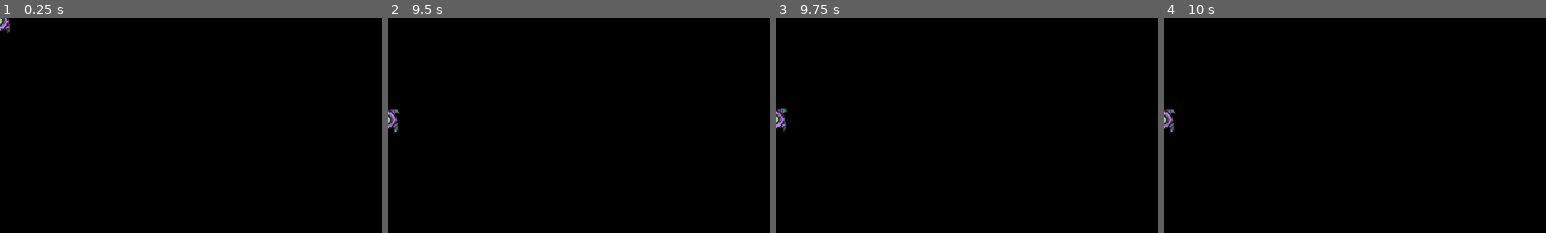
Above: before the commit, frames 1-4 (left to right).
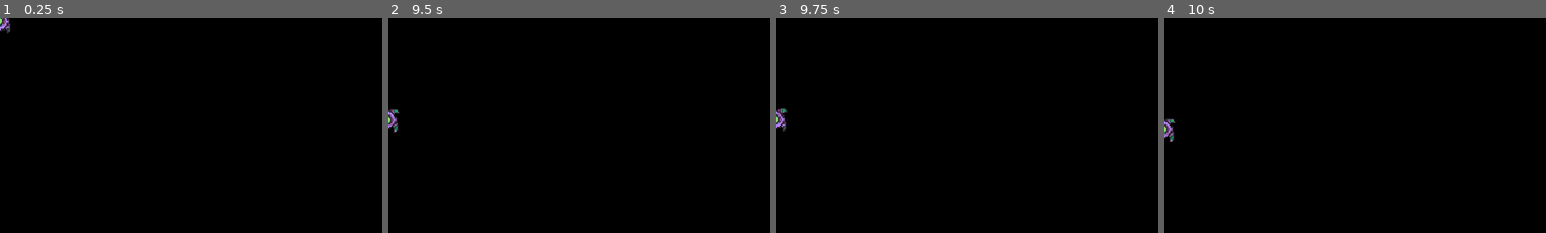
Above: after the commit, the same moments.

Repository: Funfetsunk/terra-intercept
Game: Godot game, scene res://scenes/enemies/spinner.tscn
The game is run twice, just before and just after one commit, with the same random seed, the same clock (stepped at 60 frames per second) and the same inputs. This scene is started directly instead of the project's main scene.
Inputs (mouse positions are % of the whole screen's width and height, from its top left):
- Up to frame 1 (0.25 s): no input
- Up to frame 2 (9.5 s): tap Enter (ui_accept) at 0.5, 0.77, 3.77, 6.77 s; move the mouse to (72, 45) at 0.52 s; hold D (p1_move_right) 0.53-1.25 s; click (72, 45) at 0.6 s; drag from (30, 55) to (45, 70) at 1.27 s; move the mouse to (60, 28) at 2.02 s; hold D (p1_move_right) 2.03-2.75 s; hold Space (p1_ordnance) 2.03-2.75 s; drag from (45, 70) to (20, 35) at 2.77 s; move the mouse to (80, 65) at 3.52 s; hold A (p1_move_left) 3.53-4.25 s; tap E (p1_squad_next) at 3.6, 8.1 s; drag from (20, 35) to (35, 25) at 4.27 s; move the mouse to (55, 50) at 5.02 s; hold S (p1_move_down) 5.03-5.75 s; click (55, 50) at 5.1 s; drag from (35, 25) to (30, 55) at 5.77 s; move the mouse to (72, 45) at 6.52 s; hold W (p1_move_up) 6.53-7.25 s; hold Space (p1_ordnance) 6.53-7.25 s; drag from (30, 55) to (45, 70) at 7.27 s; move the mouse to (60, 28) at 8.02 s; hold S (p1_move_down) 8.03-8.75 s; drag from (45, 70) to (20, 35) at 8.77 s
- Up to frame 3 (9.75 s): move the mouse to (80, 65) at 9.52 s; hold W (p1_move_up) from 9.53 s (still down); click (80, 65) at 9.6 s
- Up to frame 4 (10 s): keep holding W (p1_move_up); tap Enter (ui_accept) at 9.77 s
The pictures show only the part of the screen within x 0-50%, y 1-51%; the shares and areas given below are measured in that part.

Frames 1-3 are identical in both runs. In frame 4, 0.3% of the frame differs, in the area x 0-3%, y 42-58%.

Commit message:
Generalise level and boss scripts for new missions; add Flanker and set-piece behaviour
London now uses the shared mission_level.gd, the Tower Bridge script becomes the
generic stage_boss.gd, the game-over screen restarts whichever level was played,
and the Spinner can sink away after hovering.

Co-Authored-By: Claude Opus 5.5 <noreply@anthropic.com>
Claude-Session: https://claude.ai/code/session_01H357k7vYWoZ8XVmx2UrTn5

Diff:
--- a/scenes/bosses/tower_bridge_boss.gd
+++ b/scenes/bosses/stage_boss.gd
@@ -1,8 +1,13 @@
 extends EnemyBase
 
+## Final boss of an Earth mission: moves into place, optionally locks the ground
+## scroll so it reads as standing on the terrain, runs two phases (each with an
+## optional secondary pattern) and completes the mission when destroyed.
+
 @export var hover_y: float = 70.0
-## The bridge stands on the river, so while it moves into place the ground scrolls
-## at the bridge's own speed, then stops once it arrives (presentation only).
+## Bosses that stand on the terrain (a bridge, a siphon in the river) lock the
+## ground: while moving into place the ground scrolls at the boss's own speed,
+## then stops once it arrives (presentation only).
 @export var lock_background_scroll: bool = true
 
 var _phase2_active: bool = false
--- a/scenes/bosses/tower_bridge_boss.tscn
+++ b/scenes/bosses/tower_bridge_boss.tscn
@@ -1,6 +1,6 @@
 [gd_scene format=3 uid="uid://cxfwvjlxfs8sp"]
 
-[ext_resource type="Script" uid="uid://bed8o18cnmeis" path="res://scenes/bosses/tower_bridge_boss.gd" id="1_hstvv"]
+[ext_resource type="Script" uid="uid://bed8o18cnmeis" path="res://scenes/bosses/stage_boss.gd" id="1_hstvv"]
 [ext_resource type="Resource" uid="uid://d0wgdnevym0ug" path="res://data/enemies/tower_bridge_boss_data.tres" id="2_me6t6"]
 [ext_resource type="SpriteFrames" uid="uid://yd58d0kma11t" path="res://art/sprites/bosses/tower_bridge_boss_frames.tres" id="3_524yy"]
 
--- /dev/null
+++ b/scenes/enemies/flanker.gd
@@ -0,0 +1,80 @@
+extends EnemyBase
+
+## Flanker: enters from the left, right or from behind (below) and crosses the
+## playfield on a gentle curve, firing aimed shots. The side it enters from is
+## taken from its spawn position: relative x < 0 enters from the left, x > 1
+## from the right, and y > 1 from below. Before it appears, a warning arrow
+## blinks at that edge of the playfield for `telegraph_duration`.
+
+@export var telegraph_duration: float = 0.6
+@export var warning_blink_interval: float = 0.1
+## Sideways sway while crossing, in pixels and cycles per second.
+@export var curve_amplitude_px: float = 24.0
+@export var curve_frequency_hz: float = 0.35
+## Distance beyond the playfield edge at which a finished flanker is removed.
+@export var exit_margin: float = 30.0
+## How far inside the playfield edge the warning arrow sits.
+@export var warning_inset: float = 10.0
+
+var _direction: Vector2 = Vector2.RIGHT
+var _telegraph_timer: float = 0.0
+var _elapsed: float = 0.0
+var _start: Vector2 = Vector2.ZERO
+var _entered: bool = false
+
+@onready var _sprite: AnimatedSprite2D = $Sprite
+@onready var _warning: Sprite2D = $Warning
+
+func _ready() -> void:
+	super._ready()
+	var rect: Rect2 = get_node("/root/Playfield").rect
+	if global_position.x < rect.position.x:
+		_direction = Vector2.RIGHT
+	elif global_position.x > rect.end.x:
+		_direction = Vector2.LEFT
+	else:
+		_direction = Vector2.UP
+	# The art points right; turn it by whole quarter turns so pixels stay exact.
+	_sprite.rotation = _direction.angle()
+	_start = global_position
+	_telegraph_timer = telegraph_duration
+	_sprite.visible = false
+	_place_warning(rect)
+
+func _place_warning(rect: Rect2) -> void:
+	var p: Vector2 = global_position
+	if _direction == Vector2.RIGHT:
+		p.x = rect.position.x + warning_inset
+	elif _direction == Vector2.LEFT:
+		p.x = rect.end.x - warning_inset
+	else:
+		p.y = rect.end.y - warning_inset
+	_warning.global_position = p.round()
+	_warning.rotation = _direction.angle()
+	_warning.visible = true
+
+func _process_movement(delta: float) -> void:
+	if _telegraph_timer > 0.0:
+		_telegraph_timer -= delta
+		_warning.visible = int(_telegraph_timer / warning_blink_interval) % 2 == 0
+		if _telegraph_timer <= 0.0:
+			_warning.visible = false
+			_sprite.visible = true
+		return
+	_elapsed += delta
+	var side: Vector2 = Vector2(-_direction.y, _direction.x)
+	var along: Vector2 = _direction * data.move_speed * _elapsed
+	var sway: Vector2 = side * sin(_elapsed * TAU * curve_frequency_hz) * curve_amplitude_px
+	global_position = _start + along + sway
+	var rect: Rect2 = get_node("/root/Playfield").rect
+	var inside: bool = rect.has_point(global_position)
+	if inside:
+		_entered = true
+	elif _entered and not rect.grow(exit_margin).has_point(global_position):
+		queue_free()
+
+func _process_pattern(delta: float) -> void:
+	# Only fire once actually on screen, never while telegraphing off-screen.
+	if not _entered:
+		return
+	super._process_pattern(delta)
--- a/scenes/enemies/spinner.gd
+++ b/scenes/enemies/spinner.gd
@@ -1,7 +1,21 @@
 extends EnemyBase
 
 @export var hover_y: float = 90.0
+## Seconds the spinner holds position before sinking off the bottom of the
+## screen. 0 holds forever (until destroyed).
+@export var hover_duration: float = 0.0
+@export var exit_speed: float = 45.0
+
+var _hover_timer: float = 0.0
 
 func _process_movement(delta: float) -> void:
-	if global_position.y < hover_y:
+	if global_position.y < hover_y and _hover_timer == 0.0:
 		global_position.y = min(hover_y, global_position.y + data.move_speed * delta)
+		return
+	if hover_duration <= 0.0:
+		return
+	_hover_timer += delta
+	if _hover_timer >= hover_duration:
+		global_position.y += exit_speed * delta
+		if global_position.y > despawn_y:
+			queue_free()
--- a/scenes/enemies/spinner.tscn
+++ b/scenes/enemies/spinner.tscn
@@ -9,6 +9,7 @@
 
 [node name="Spinner" type="Node2D" unique_id=809012489]
 script = ExtResource("1_ri1m3")
+hover_duration = 7.0
 data = ExtResource("2_3ywtc")
 
 [node name="Hitbox" type="Area2D" parent="." unique_id=440482796]
--- a/scenes/levels/london.tscn
+++ b/scenes/levels/london.tscn
@@ -1,6 +1,6 @@
 [gd_scene format=3 uid="uid://bxqbg0b61dcva"]
 
-[ext_resource type="Script" uid="uid://bigiku81dil1k" path="res://scenes/levels/london.gd" id="1_tl1kh"]
+[ext_resource type="Script" path="res://scenes/levels/mission_level.gd" id="1_8v1gb"]
 [ext_resource type="PackedScene" uid="uid://bveh1trv7wuqf" path="res://scenes/player/player_ship.tscn" id="2_g5f8b"]
 [ext_resource type="PackedScene" uid="uid://c1woeggvkgk0f" path="res://scenes/hud/hud.tscn" id="6_8v1gb"]
 [ext_resource type="Script" uid="uid://bjif1hmet7sgc" path="res://scripts/systems/playfield_shake.gd" id="6_y27mh"]
@@ -22,7 +22,9 @@
 [ext_resource type="Script" uid="uid://ba58el5p4e8wy" path="res://scenes/hud/pause_menu.gd" id="20_k1bt5"]
 
 [node name="London" type="Node2D" unique_id=705097]
-script = ExtResource("1_tl1kh")
+script = ExtResource("1_8v1gb")
+mission_id = "London"
+has_tutorial = true
 
 [node name="HUD" parent="." unique_id=1725720245 instance=ExtResource("6_8v1gb")]
 
--- a/scenes/levels/london.gd
+++ b/scenes/levels/mission_level.gd
@@ -1,11 +1,21 @@
 extends Node2D
+
+## Shared script for mission levels. `mission_id` must match the level's
+## MapNodeData id: results, high scores and saves key off it.
+
+@export var mission_id: String = ""
+## True only for missions with a tutorial section (London), so the game-over
+## screen knows whether to offer "Skip tutorial".
+@export var has_tutorial: bool = false
 
 @onready var _player: Node = $PlayfieldRoot/PlayerShip
 @onready var _hud: CanvasLayer = $HUD
 
 func _ready() -> void:
 	var game_state: Node = get_node("/root/GameState")
-	game_state.current_mission_name = "London"
+	game_state.current_mission_name = mission_id
+	game_state.current_level_path = scene_file_path
+	game_state.current_level_has_tutorial = has_tutorial
 	game_state.start_new_run()
 	game_state.mission_completed.connect(_on_mission_completed)
 	game_state.game_over_triggered.connect(_on_game_over)
--- a/scenes/levels/scrolling_background.gd
+++ b/scenes/levels/scrolling_background.gd
@@ -12,3 +12,11 @@
 	for child: Node in get_children():
 		if child is BackgroundLayer:
 			(child as BackgroundLayer).base_speed = speed
+
+## Current scroll speed of the ground layer (the first layer), in pixels per second.
+func get_ground_speed() -> float:
+	for child: Node in get_children():
+		if child is BackgroundLayer:
+			var layer: BackgroundLayer = child as BackgroundLayer
+			return layer.base_speed * layer.scroll_speed_multiplier
+	return 0.0
--- /dev/null
+++ b/scenes/levels/set_piece.gd
@@ -0,0 +1,27 @@
+extends Node2D
+class_name SetPiece
+
+## A one-off landmark (the Eiffel Tower, for example) that scrolls past with the
+## ground layer instead of being baked into a repeating background tile. Spawned
+## through a SpawnEntry like an enemy, drawn under gameplay, and removed once it
+## has scrolled off the bottom. It follows the ground's current speed, so it
+## stops when a boss locks the scroll.
+
+## Extra distance below the playfield before the set piece is removed.
+@export var exit_margin: float = 200.0
+
+var _ground: Node = null
+var _y: float = 0.0
+
+func _ready() -> void:
+	_ground = get_tree().get_first_node_in_group("scrolling_background")
+	_y = position.y
+
+func _physics_process(delta: float) -> void:
+	var speed: float = 0.0
+	if _ground != null and _ground.has_method("get_ground_speed"):
+		speed = _ground.get_ground_speed()
+	_y += speed * delta
+	position.y = roundf(_y)
+	if global_position.y > get_node("/root/Playfield").rect.end.y + exit_margin:
+		queue_free()
--- a/scenes/menus/game_over_screen.gd
+++ b/scenes/menus/game_over_screen.gd
@@ -1,6 +1,5 @@
 extends Control
 
-const MISSION_SCENE_PATH: String = "res://scenes/levels/london.tscn"
 const HANGAR_SCENE_PATH: String = "res://scenes/menus/hangar.tscn"
 
 @onready var _restart_button: Button = $ButtonList/RestartButton
@@ -14,7 +13,7 @@
 	_skip_tutorial_button.pressed.connect(_on_skip_tutorial)
 	_quit_button.pressed.connect(_on_quit)
 	_hangar_button.pressed.connect(_on_hangar)
-	_skip_tutorial_button.visible = _game_state.tutorial_completed
+	_skip_tutorial_button.visible = _game_state.current_level_has_tutorial and _game_state.tutorial_completed
 	_restart_button.grab_focus()
 
 func _unhandled_input(event: InputEvent) -> void:
@@ -27,11 +26,11 @@
 
 func _on_restart() -> void:
 	_game_state.restart_section = ""
-	get_tree().change_scene_to_file(MISSION_SCENE_PATH)
+	get_tree().change_scene_to_file(_game_state.current_level_path)
 
 func _on_skip_tutorial() -> void:
 	_game_state.restart_section = "thames_run"
-	get_tree().change_scene_to_file(MISSION_SCENE_PATH)
+	get_tree().change_scene_to_file(_game_state.current_level_path)
 
 func _on_quit() -> void:
 	get_tree().change_scene_to_file("res://scenes/menus/title_screen.tscn")
--- a/scripts/autoload/game_state.gd
+++ b/scripts/autoload/game_state.gd
@@ -41,6 +41,10 @@
 var pending_briefing_next_scene: String = ""
 var difficulty: String = "Normal"
 var restart_section: String = ""
+## The level currently being played, set by mission_level.gd, so game over and
+## the pause menu can restart the right mission.
+var current_level_path: String = "res://scenes/levels/london.tscn"
+var current_level_has_tutorial: bool = true
 var tutorial_active: bool = false
 var tutorial_completed: bool = false
 var is_game_over: bool = false
Renamed: scenes/bosses/tower_bridge_boss.gd.uid -> scenes/bosses/stage_boss.gd.uid
Not shown, added: scenes/enemies/flanker.gd.uid
Not shown, removed: scenes/levels/london.gd.uid
Not shown, added: scenes/levels/mission_level.gd.uid
Not shown, added: scenes/levels/set_piece.gd.uid
